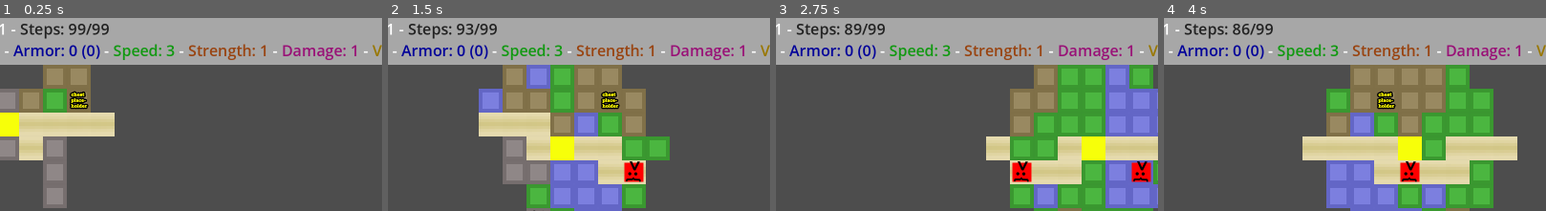
Above: before the commit, frames 1-4 (left to right).
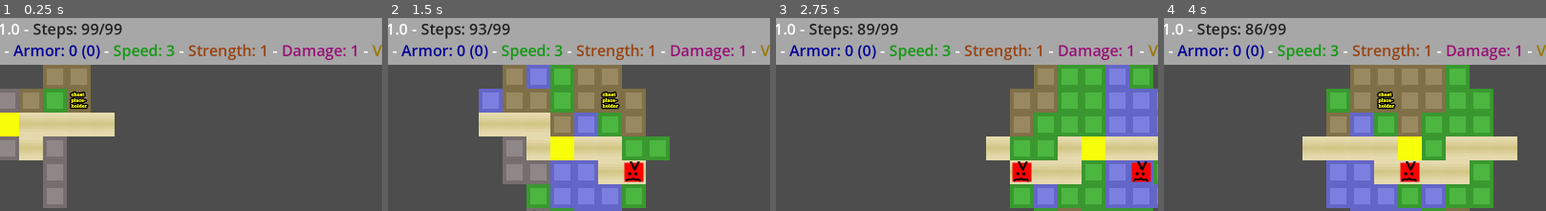
Above: after the commit, the same moments.

Repository: ShrikeGames/gmtk2025
Game: Godot game, scene res://assets/scenes/Main.tscn
The game is run twice, just before and just after one commit, with the same random seed, the same clock (stepped at 60 frames per second) and the same inputs.
Inputs:
- Up to frame 1 (0.25 s): no input
- Up to frame 2 (1.5 s): tap Enter at 0.5 s; hold D (MoveRight) 0.53-1.28 s; tap E (Interact) at 0.6, 1.35 s; hold S (MoveDown) from 1.28 s (still down)
- Up to frame 3 (2.75 s): tap Space at 2 s; release S (MoveDown) at 2.03 s; hold D (MoveRight) from 2.03 s (still down); tap Backspace (Undo) at 2.1 s; tap E (Interact) at 2.3 s
- Up to frame 4 (4 s): release D (MoveRight) at 2.78 s; hold W (MoveUp) 2.78-3.53 s; tap E (Interact) at 2.85, 3.6 s; tap Enter at 3.5 s; hold A (MoveLeft) from 3.53 s (still down)
The pictures show only the part of the screen within x 7-57%, y 0-50%; the shares and areas given below are measured in that part.

The runs differ from the first frame. In frame 1, 1.0% of the frame differs, in the area x 2-32%, y 2-11%; in frame 2, 1.0%; in frame 3, 1.0%; in frame 4, 1.0%.

Commit message:
Limit number of bonus turns gained from speed. Add legendary item that can increase the limit. Change bosses to only give the unique category as prizes as those are all perma rewards.

Diff:
--- a/assets/scenes/WorldMap.tscn
+++ b/assets/scenes/WorldMap.tscn
@@ -3,11 +3,10 @@
 [ext_resource type="Script" uid="uid://dpvb3g6ub0jr6" path="res://assets/scripts/WorldMap.gd" id="1_eciam"]
 [ext_resource type="Texture2D" uid="uid://cejwbyri268kl" path="res://assets/images/sprite_sheets/MapTile9.png" id="2_th6by"]
 
-[node name="WorldMap" type="Node2D" node_paths=PackedStringArray("tiles_node", "player_image", "side_bar")]
+[node name="WorldMap" type="Node2D" node_paths=PackedStringArray("tiles_node", "player_image")]
 script = ExtResource("1_eciam")
 tiles_node = NodePath("Tiles")
 player_image = NodePath("Player")
-side_bar = NodePath("")
 
 [node name="Tiles" type="Node2D" parent="."]
 
--- a/assets/scripts/CombatScreen.gd
+++ b/assets/scripts/CombatScreen.gd
@@ -12,11 +12,18 @@
 var enemy_stats:Dictionary
 var player_speed:int
 var enemy_speed: int
+var player_speed_bonus_turns:int
+var enemy_speed_bonus_turns:int
+var max_speed_bonus_turns_allowed:int
 func start_combat(p_enemy_stats:Dictionary):
 	turn = 0
 	self.enemy_stats = p_enemy_stats
 	self.player_speed = side_bar.calculated_stats["speed"]
 	self.enemy_speed = enemy_stats["speed"]
+	self.player_speed_bonus_turns=0
+	self.enemy_speed_bonus_turns=0
+	self.max_speed_bonus_turns_allowed = side_bar.calculated_stats["max_speed_bonus_turns_allowed"]
+
 	combat_log_text.text = ""
 	update_enemy_stats_text()
 
@@ -26,8 +33,9 @@
 	var enemy_hp: int = enemy_stats["hp"]
 	# determine who is faster
 	var strength_damage_modifier:float = 0.5
-
-	if player_speed >= enemy_speed:
+	if (player_speed >= enemy_speed or (player_speed< enemy_speed and enemy_speed_bonus_turns > max_speed_bonus_turns_allowed)) and player_speed_bonus_turns <= max_speed_bonus_turns_allowed:
+		player_speed_bonus_turns+=1
+		enemy_speed_bonus_turns=0
 		enemy_speed = enemy_stats["speed"]
 		# player goes
 		# calculate total damage
@@ -98,7 +106,9 @@
 		enemy_stats["armor"] = enemy_armor
 		# reduce their speed
 		player_speed -= enemy_speed
-	else:
+	elif enemy_speed_bonus_turns <= max_speed_bonus_turns_allowed:
+		enemy_speed_bonus_turns+=1
+		player_speed_bonus_turns=0
 		player_speed = side_bar.calculated_stats["speed"]
 		# enemy goes
 		var base_damage:int = enemy_stats["damage"]
@@ -159,7 +169,7 @@
 		# reduce their speed
 		enemy_speed -= player_speed
 
-	side_bar.update_stats(world_map.rewards, world_map.steps, world_map.max_steps, world_map.hp, world_map.armor, world_map.armor_regen, world_map.speed, world_map.strength, world_map.damage, world_map.sight_radius, world_map.loop)
+	side_bar.update_stats(world_map)
 	update_enemy_stats_text()
 	if is_combat_won() or is_combat_lost():
 		combat_results_screen.visible = true
--- a/assets/scripts/RewardChoiceScreen.gd
+++ b/assets/scripts/RewardChoiceScreen.gd
@@ -453,6 +453,18 @@
 					}
 				}
 			]
+		},
+		"rapid_quiver": {
+			"title": "Rapid Quiver",
+			"description": "Increase the maximum number of bonus attacks due to [color=#119911]Speed[/color] by 1.",
+			"type": "item",
+			"color": "997700",
+			"stats": [{
+				"name": "max_speed_bonus_turns_allowed",
+				"type": "modify",
+				"min_amount": 1,
+				"max_amount": 1
+			}],
 		},
 		"perma_stat_increase_speed": {
 			"title": "Large Elixer of [color=119911]Speed[/color]",
--- a/assets/scripts/SideBar.gd
+++ b/assets/scripts/SideBar.gd
@@ -11,16 +11,17 @@
 	inventory_item.position = Vector2(x,y)
 	inventory_items_node.add_child(inventory_item)
 
-func update_stats(rewards:Array[Dictionary], steps:float, max_steps:float, hp:int, armor:int, armor_regen:int, speed:int, strength:int, damage:int, vision:int, loop:int):
-	var displayed_hp:int = hp
-	var displayed_armor:int = armor
-	var displayed_armor_regen:int = armor_regen
-	var displayed_speed:int = speed
-	var displayed_strength:int = strength
-	var displayed_damage:int = damage
-	var displayed_vision:int = vision
-	var displayed_max_steps:float = max_steps
-	for reward_config in rewards:
+func update_stats(world_map:WorldMap):
+	var displayed_hp:int = world_map.hp
+	var displayed_armor:int = world_map.armor
+	var displayed_armor_regen:int = world_map.armor_regen
+	var displayed_speed:int = world_map.speed
+	var displayed_strength:int = world_map.strength
+	var displayed_damage:int = world_map.damage
+	var displayed_vision:int = world_map.sight_radius
+	var displayed_max_steps:float = world_map.max_steps
+	var displayed_max_speed_bonus_turns_allowed:int = world_map.max_speed_bonus_turns_allowed
+	for reward_config in world_map.rewards:
 		var reward_type:String = reward_config.get("type", "consumable")
 		if reward_type != "item":
 			continue
@@ -50,9 +51,11 @@
 					elif stat_name == "damage":
 						displayed_damage = max(0, displayed_damage+amount)
 					elif stat_name == "steps":
-						steps = max(0, steps+amount)
+						world_map.steps = max(0, world_map.steps+amount)
 					elif stat_name == "max_steps":
 						displayed_max_steps = max(0, displayed_max_steps+amount)
+					elif stat_name == "max_speed_bonus_turns_allowed":
+						displayed_max_speed_bonus_turns_allowed = max(0, displayed_max_speed_bonus_turns_allowed+amount)
 				elif type == "set":
 					if stat_name == "vision":
 						displayed_vision = max(0, amount)
@@ -69,18 +72,20 @@
 					elif stat_name == "damage":
 						displayed_damage = max(0, amount)
 					elif stat_name == "steps":
-						steps = max(0, amount)
+						world_map.steps = max(0, amount)
 					elif stat_name == "max_steps":
 						displayed_max_steps = max(0, amount)
+					elif stat_name == "max_speed_bonus_turns_allowed":
+						displayed_max_speed_bonus_turns_allowed = max(0, amount)
 
-	var steps_rich_text:String = "[color=#222222]Steps: %d/%d[/color]"%[int(steps), int(displayed_max_steps)]
+	var steps_rich_text:String = "[color=#222222]Steps: %d/%d[/color]"%[int(world_map.steps), int(displayed_max_steps)]
 	var hp_rich_text:String = "[color=#992211]HP: %d[/color]"%[displayed_hp]
 	var armor_rich_text:String = "[color=#000099]Armor: %d (%d)[/color]"%[displayed_armor, displayed_armor_regen]
 	var speed_rich_text:String = "[color=#119911]Speed: %d[/color]"%[displayed_speed]
 	var strength_rich_text:String = "[color=#994411]Strength: %d[/color]"%[displayed_strength]
 	var damage_rich_text:String = "[color=#991177]Damage: %d[/color]"%[displayed_damage]
 	var vision_rich_text:String = "[color=#997700]Vision: %d[/color]"%[displayed_vision]
-	var rich_text:String = "Loop: %s - %s\n%s - %s - %s - %s - %s - %s"%[loop, steps_rich_text, hp_rich_text, armor_rich_text, speed_rich_text, strength_rich_text, damage_rich_text, vision_rich_text]
+	var rich_text:String = "Loop: %s - %s\n%s - %s - %s - %s - %s - %s"%[world_map.loop, steps_rich_text, hp_rich_text, armor_rich_text, speed_rich_text, strength_rich_text, damage_rich_text, vision_rich_text]
 
 	calculated_stats["hp"] = displayed_hp
 	calculated_stats["armor"] = displayed_armor
@@ -89,5 +94,6 @@
 	calculated_stats["damage"] = displayed_damage
 	calculated_stats["strength"] = displayed_strength
 	calculated_stats["vision"] = displayed_vision
+	calculated_stats["max_speed_bonus_turns_allowed"] = displayed_max_speed_bonus_turns_allowed
 
 	stats_text.text = rich_text
--- a/assets/scripts/WorldMap.gd
+++ b/assets/scripts/WorldMap.gd
@@ -65,6 +65,7 @@
 
 var combat_timer:float
 var combat_auto_timer:float = 1
+var max_speed_bonus_turns_allowed:int = 2
 
 func _on_ready() -> void:
 	seed(rng_seed.hash())
@@ -259,7 +260,7 @@
 			map_tile.visible = is_visible_to_player(map_tile, map_position, p_player_position, p_sight_radius)
 	player_image.position = Vector2i(int(tile_width*0.5) + p_player_position.x * tile_width, int(tile_height*0.5) + p_player_position.y * tile_height)
 
-	side_bar.update_stats(rewards, steps, max_steps, hp, armor, armor_regen, speed, strength, damage, sight_radius, loop)
+	side_bar.update_stats(self)
 
 func is_visible_to_player(_map_tile:MapTile, p_tile_position:Vector2i, p_player_position:Vector2i, p_sight_radius:int):
 	var distance:float = p_player_position.distance_to(p_tile_position)
@@ -404,7 +405,6 @@
 		reward_choice_screen.visible = false
 
 	if reward_choice_screen.visible:
-		print(fighting_boss)
 		if Input.is_action_just_pressed("Option1"):
 			give_reward(0)
 			if fighting_boss:
@@ -461,7 +461,7 @@
 	var enemy_stats:Dictionary = generate_enemy_stats(base_enemy_stats, 50*(boss_kills+1))
 	combat_screen.start_combat(enemy_stats)
 	combat_screen.visible = true
-	var rarities:Array[String] = ["legendary", "legendary", "unique"]
+	var rarities:Array[String] = ["unique"]
 	var rarity:String = rarities[randi_range(0, rarities.size()-1)]
 	reward_choice_screen.generate_reward_options(rarity)
 
